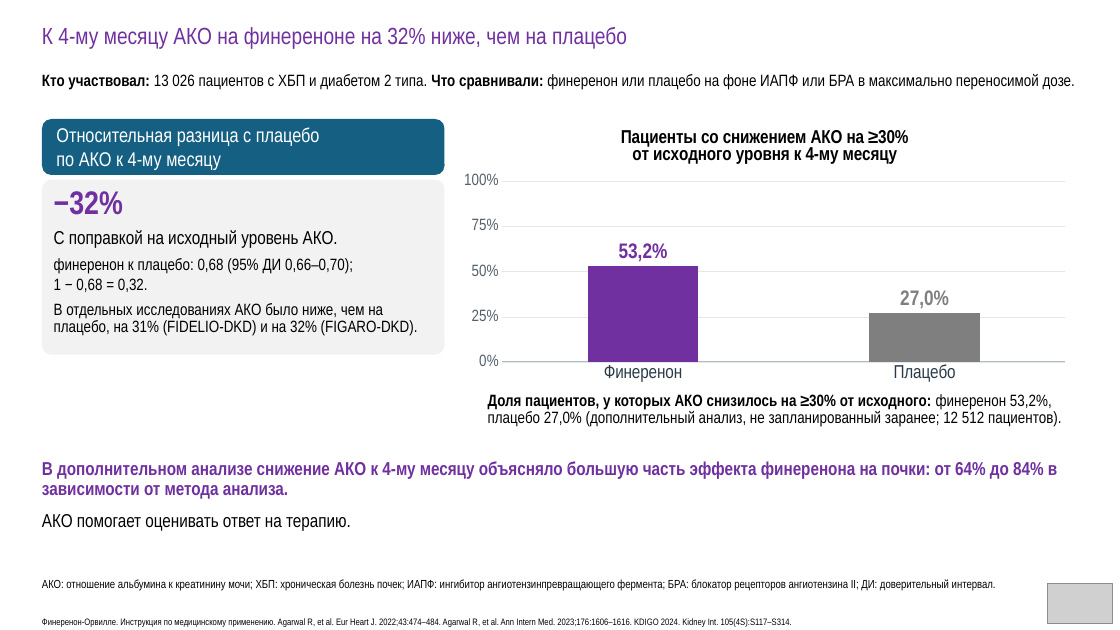
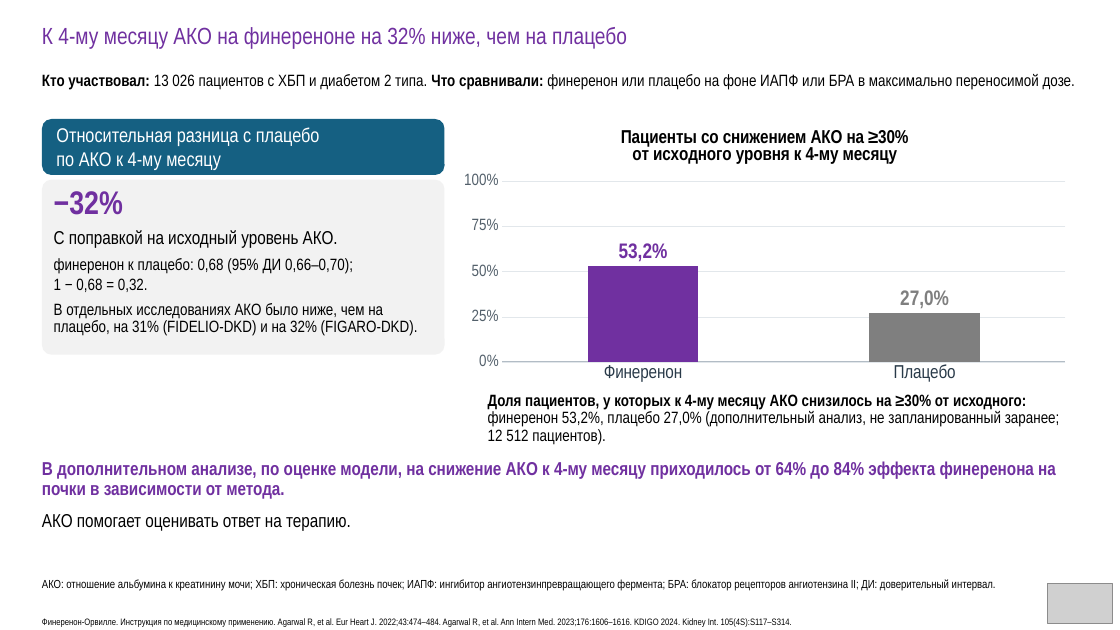
Before and after one commit to drabdulbosit1-eng/my-test-cloud, a slide deck: slide 25 of finerenone/Finerenone_promo_53.pptx. Drawn at 1120x630 pixels with LibreOffice and Linux fonts; fonts in the diff are those of the drawing; grey boxes stand for pictures. Boxes give left, top, right and bottom in pixels: in the first picture for what was removed or moved away, otherwise in the second. Text is boxed around its words. In the diff, an @@ line names an element or a change of style, - is before the commit and + after.

```diff
--- a/finerenone/Finerenone_promo_53.pptx
+++ b/finerenone/Finerenone_promo_53.pptx
@@ text at (488,394,1060,444): text changed @@
-Доля пациентов, у которых АКО снизилось на ≥30% от исходного: финеренон 53,2%, плацебо 27,0% (дополнительный анализ, не запланированный заранее; 12 512 пациентов).
+Доля пациентов, у которых к 4-му месяцу АКО снизилось на ≥30% от исходного: финеренон 53,2%, плацебо 27,0% (дополнительный анализ, не запланированный заранее; 12 512 пациентов).
@@ text at (42,461,1056,499): text changed @@
-В дополнительном анализе снижение АКО к 4-му месяцу объясняло большую часть эффекта финеренона на почки: от 64% до 84% в зависимости от метода анализа.
+В дополнительном анализе, по оценке модели, на снижение АКО к 4-му месяцу приходилось от 64% до 84% эффекта финеренона на почки в зависимости от метода.
```
Also in this commit, not shown: 26 other slides changed, 8 other files.
